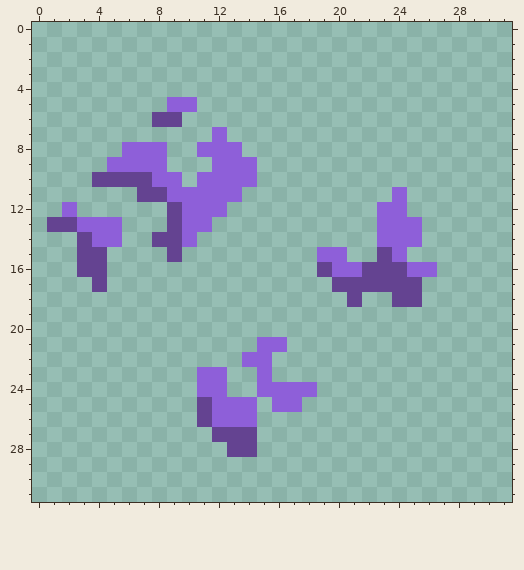
Edited in one commit: pixel-art sprite (sprites/blocks/enviroment/ore/amethyst1.png). This is how it looked before the edit.
The file is 32x32 pixels.
Once edited:
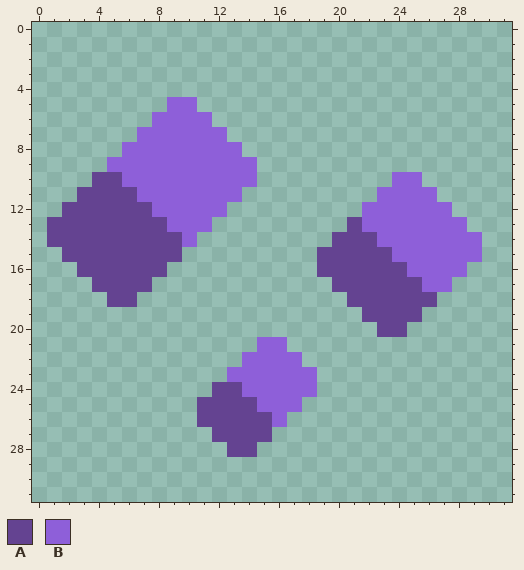
Palette (. is transparent): A #644391  B #8e5fd9
Difference:
Changed rows in their new state; - is an unchanged pixel.
first column x 1:
 6 -------BBBB------------------
 7 ------BBBBB------------------
 8 --------BB-------------------
 9 --------BBB------------------
10 -----BB--B-------------BB----
11 --AAAABB--------------B-BB---
12 -AAAAAABB------------B--BBB--
13 --AAAAAAB-----------AB---BBB-
14 AA-AAAA------------AAA---BBBB
15 -A--AAAA----------AAAA--BBBBB
16 ----AAAA-----------AA-----BB-
17 ----AAA------------------BB--
18 ----AA---------------AA--A---
19 ---------------------AAAA----
20 ----------------------AA-----
22 ---------------BB------------
23 ----------..BB-BBB-----------
24 ----------.AAB---------------
25 -----------AAAB--------------
26 -----------AAAAB-------------
27 --------------A--------------
